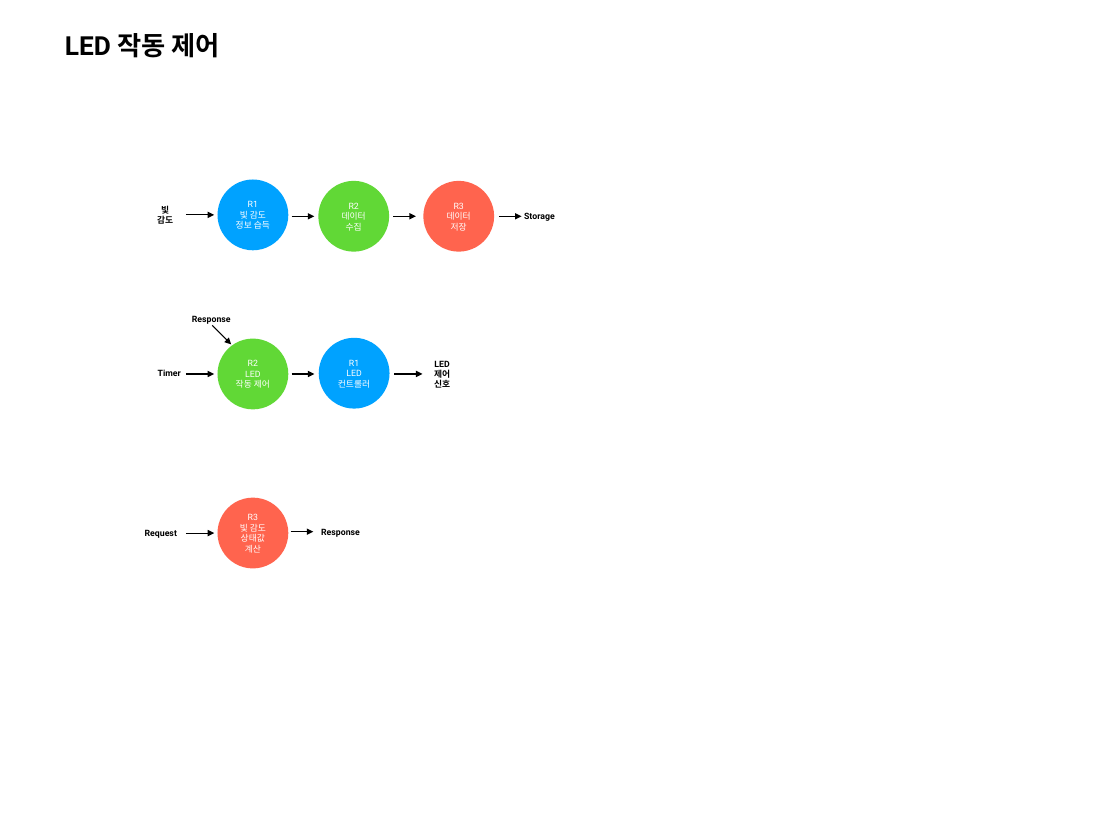
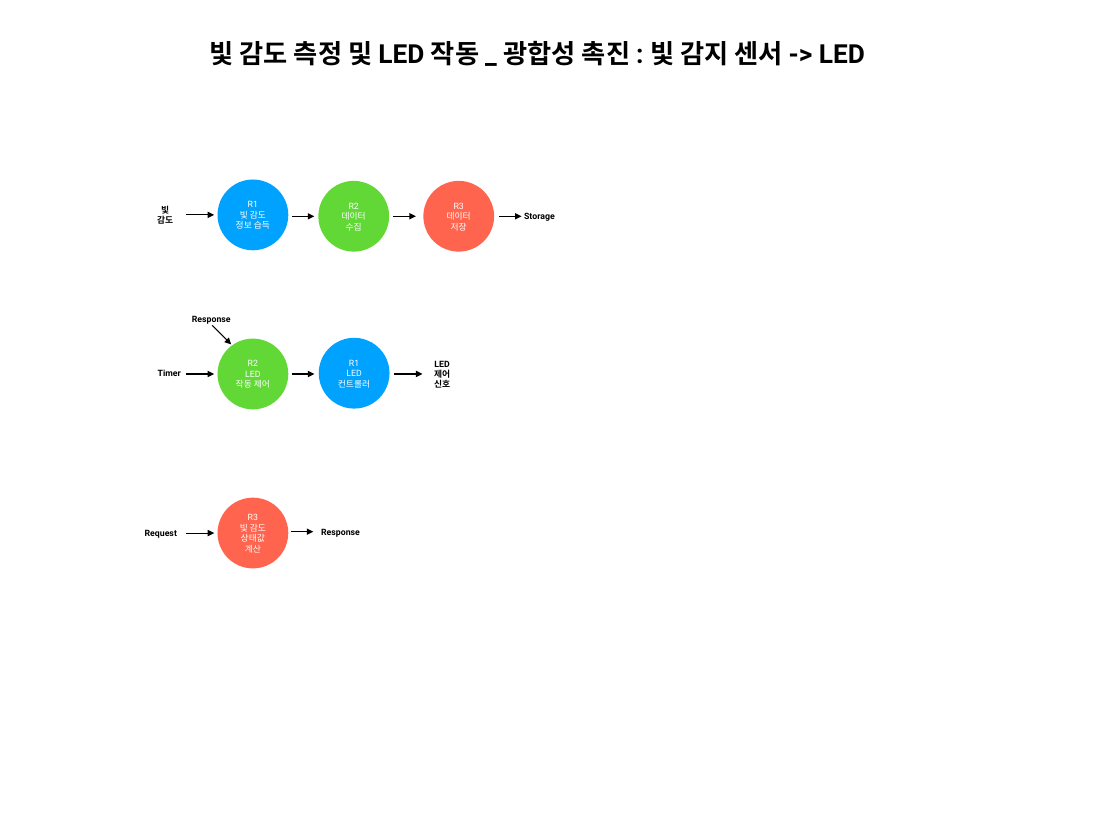
Before and after one commit to HOWISYUNI/EMSO_TERM, a slide deck: slide 4 of docs/DFD.pptx (slide 8 before the commit). Drawn at 1120x840 pixels with LibreOffice and Linux fonts; fonts in the diff are those of the drawing. Boxes give left, top, right and bottom in pixels: in the first picture for what was removed or moved away, otherwise in the second. Text is boxed around its words. In the diff, an @@ line names an element or a change of style, - is before the commit and + after.

```diff
--- a/docs/DFD.pptx
+++ b/docs/DFD.pptx
@@ text removed at (65,33,220,58) @@
-LED 작동 제어
@@ text added at (210,40,865,66), 24 pt, text #000000, bold @@
+빛 감도 측정 및 LED 작동 _ 광합성 촉진 : 빛 감지 센서 -> LED
```
Also in this commit, not shown: 13 other slides changed, 2 other files.
